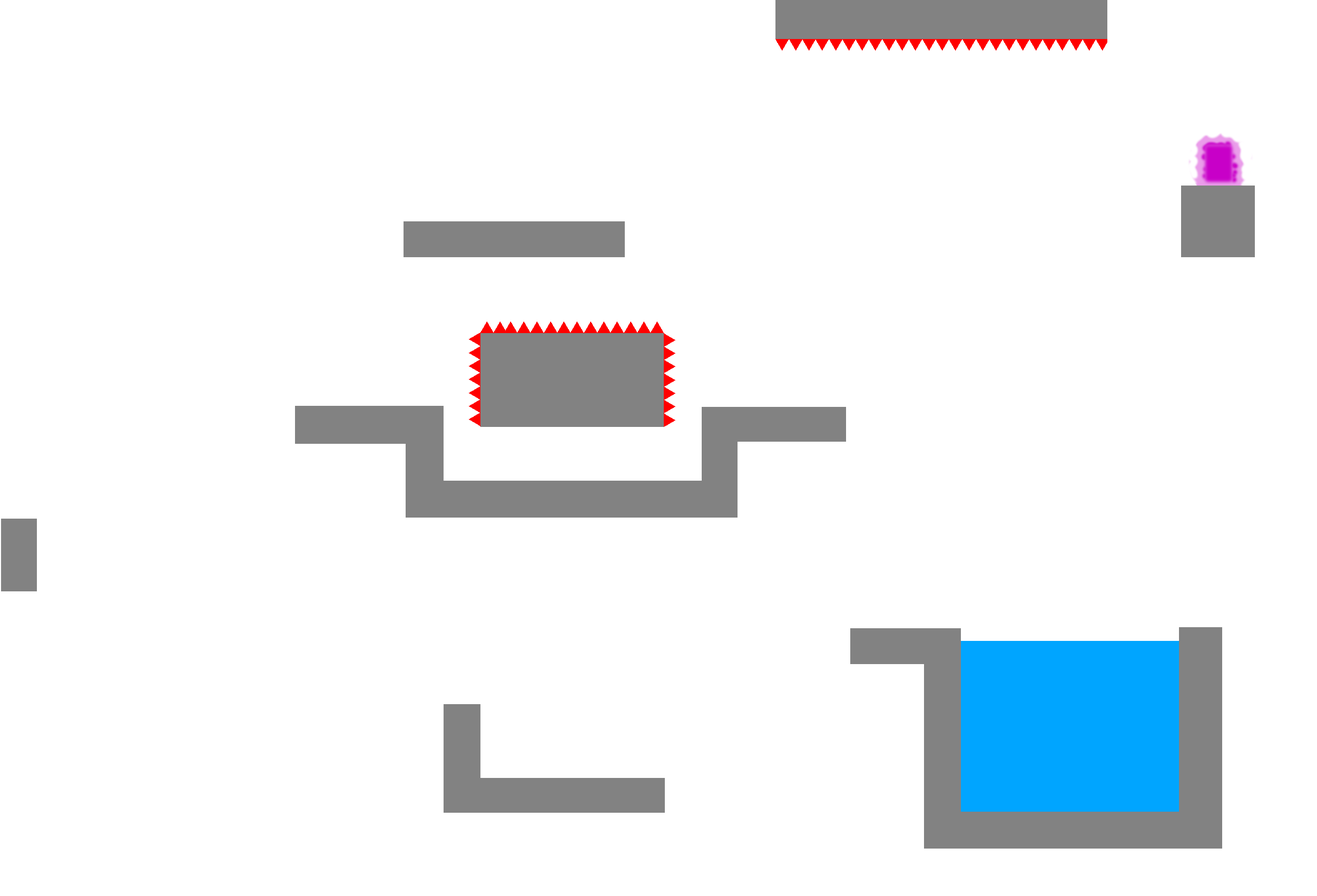
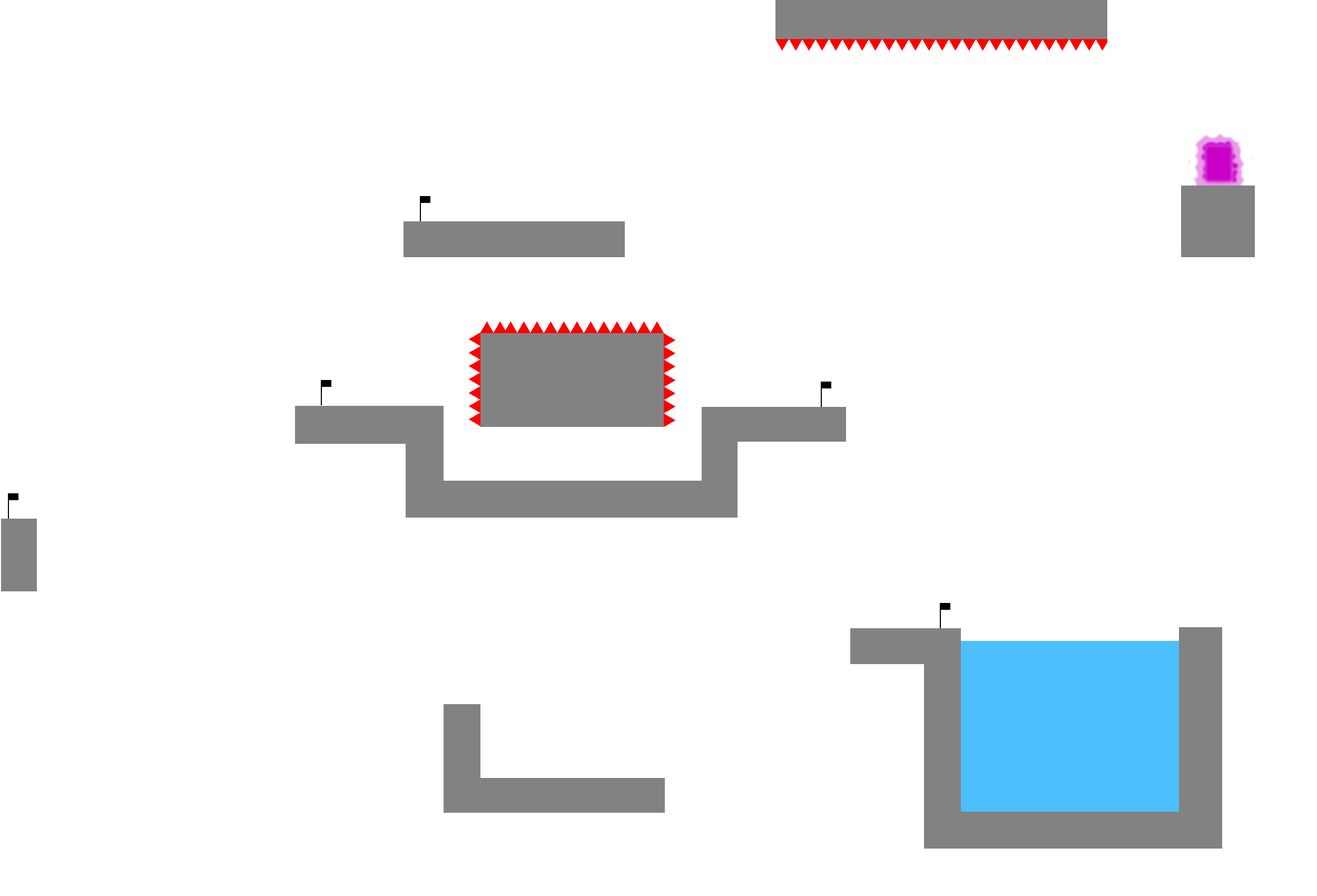
Comparing the layer stacks of the two (1317, 896) images. Changes:
added layer "CP5" above "CP2" over [419,195,431,222]
added layer "CP2" above "CP3" over [320,379,332,406]
added layer "CP3" above "CP4" over [7,493,19,519]
added layer "CP4" above "Interactives" over [820,381,832,407]
added layer "CP1" above "Background copy" over [939,602,951,628]
added layer "Background copy" above "Background" over [7,195,1179,812]
"Background": opacity 100% → 70%, painted on it over [7,195,1179,812]
hid "White" over [7,195,1179,812]
